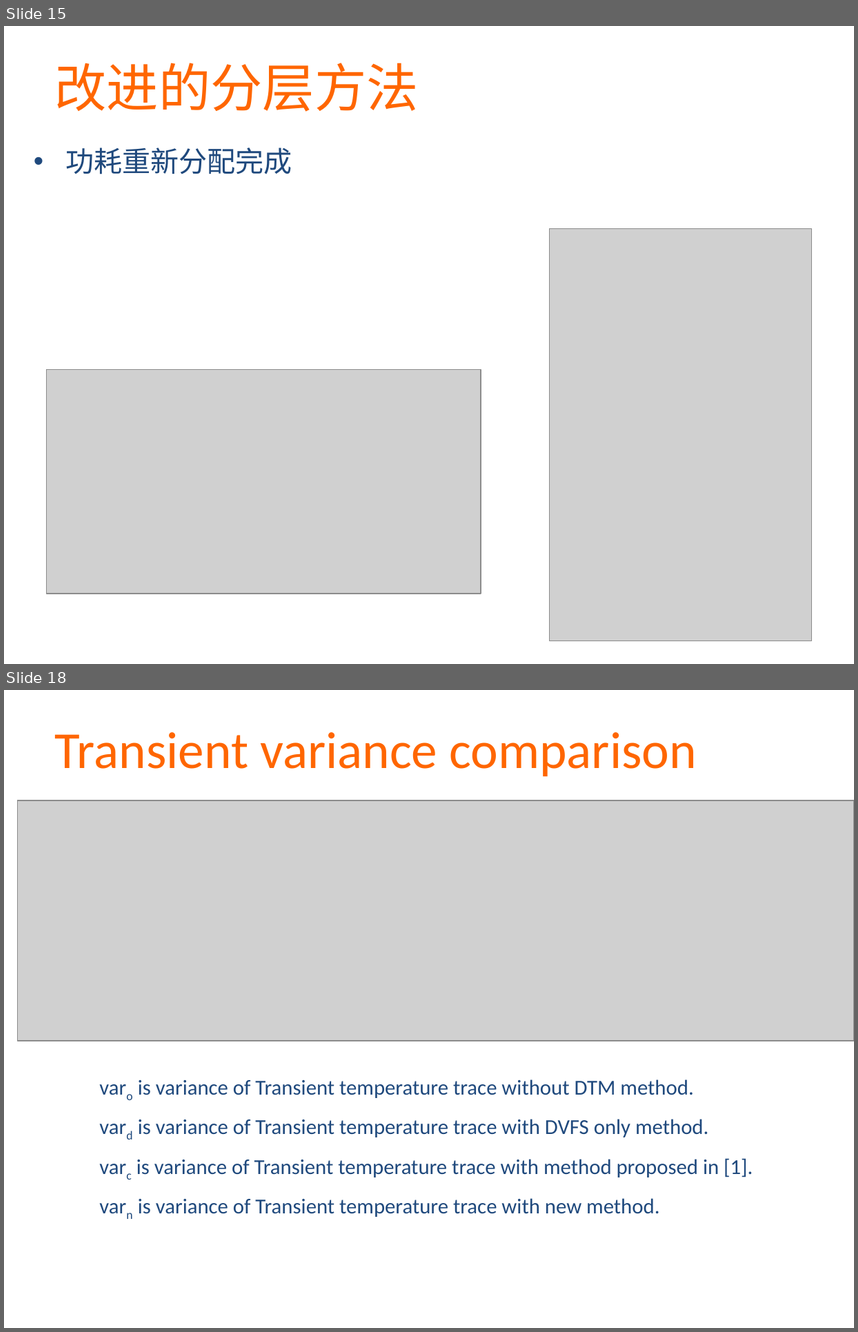
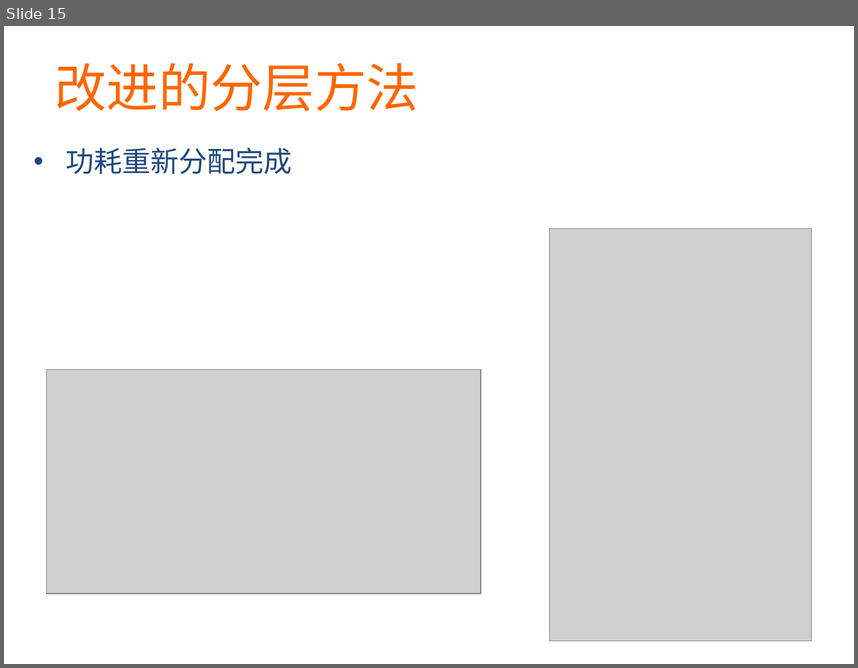
Before and after one commit to martian9/xin-yuan-houqin, a slide deck: ppt/majian.pptx. Shown one above the other, each under a label of ours: slides 15 and 18 before the commit, slide 15 after it; the slides between them are not shown. The pictures are 858x1332 and 858x668 pixels, drawn with LibreOffice and Linux fonts; fonts in the diff are those of the drawing; grey boxes stand for pictures. Boxes give left, top, right and bottom in pixels: in the first picture for what was removed or moved away, otherwise in the second. Text is boxed around its words. In the diff, an @@ line names an element or a change of style, - is before the commit and + after.

```diff
--- a/ppt/majian.pptx
+++ b/ppt/majian.pptx
@@ slide 18 removed at <box>4,690,854,1328</box>, background #FFFFFF @@
@@ text removed at <box>55,732,697,776</box> @@
-Transient variance comparison
@@ picture removed at <box>18,800,854,1041</box> @@
@@ text removed at <box>136,1079,753,1216</box> @@
-varo is variance of Transient temperature trace without DTM method.
-vard is variance of Transient temperature trace with DVFS only method.
-varc is variance of Transient temperature trace with method proposed in [1].
-varn is variance of Transient temperature trace with new method.
```
Also in this commit, not shown: 4 slides changed, 9 slides added, 5 other slides removed.
